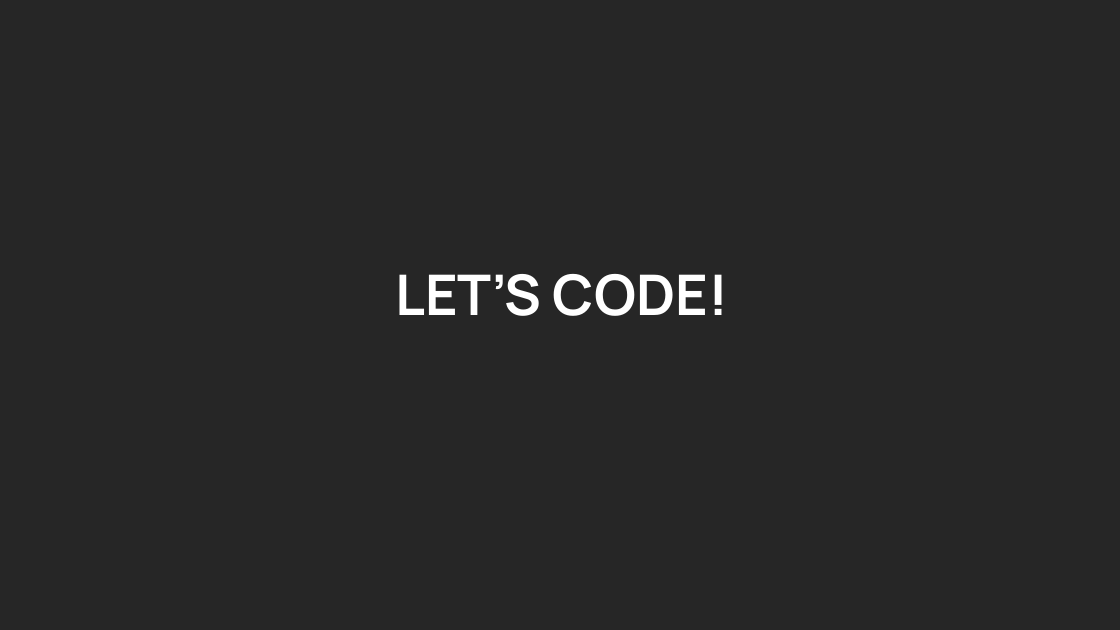
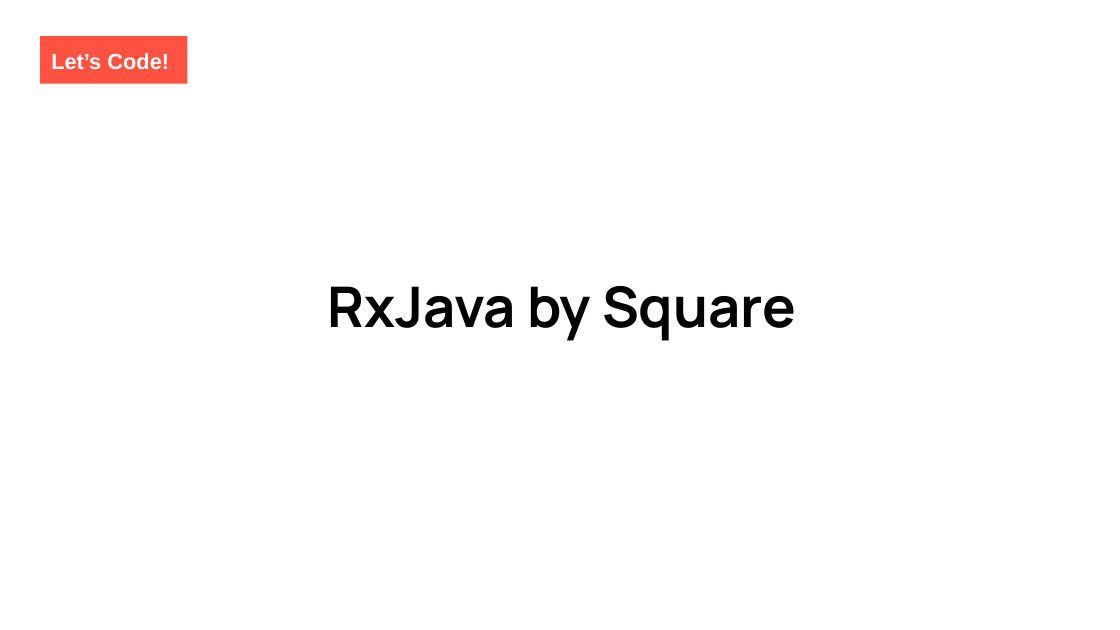
Before and after one commit to luciapayo/DroidconPresentation, a slide deck: slide 27 of Presentation/DroidconRx.potx.pptx (slide 19 before the commit). Drawn at 1120x630 pixels with LibreOffice and Linux fonts; fonts in the diff are those of the drawing; background and template pictures are left out. Boxes give left, top, right and bottom in pixels: in the first picture for what was removed or moved away, otherwise in the second. Text is boxed around its words. In the diff, an @@ line names an element or a change of style, - is before the commit and + after.

Commit message:
Added most of the issues of RxJava

```diff
--- a/Presentation/DroidconRx.potx.pptx
+++ b/Presentation/DroidconRx.potx.pptx
@@ rectangle removed at <box>0,0,1120,629</box> @@
@@ rectangle "Let’s Code!": place and size @@
-rectangle "Let’s Code!" at <box>395,274,728,316</box>
+rectangle "Let’s Code!" at <box>40,36,188,83</box>
@@ rectangle "Let’s Code!" at <box>40,36,188,83</box>: vertical alignment middle to top; fill none to #FF5240 @@
@@ text in rectangle at <box>51,53,169,69</box>: text changed; size 36 to 14 pt; font Manrope to Arial @@
-LET’S CODE!
+Let’s Code!
@@ title added at <box>327,286,796,341</box>, 36 pt, text #000000, bold @@
+RxJava by Square
```
Also in this commit, not shown: 15 other slides changed, 38 slides added, 9 slides removed, 6 other files.
